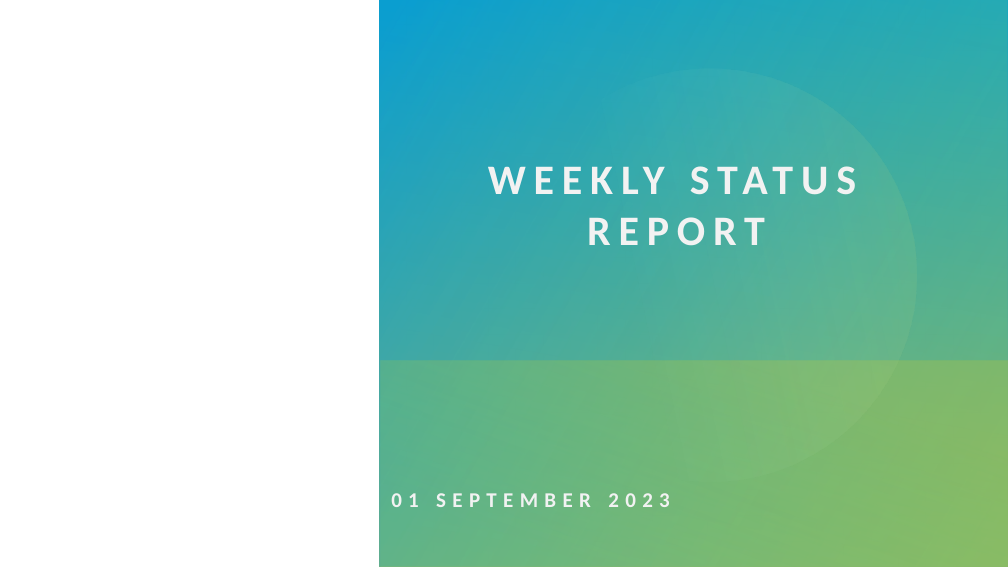
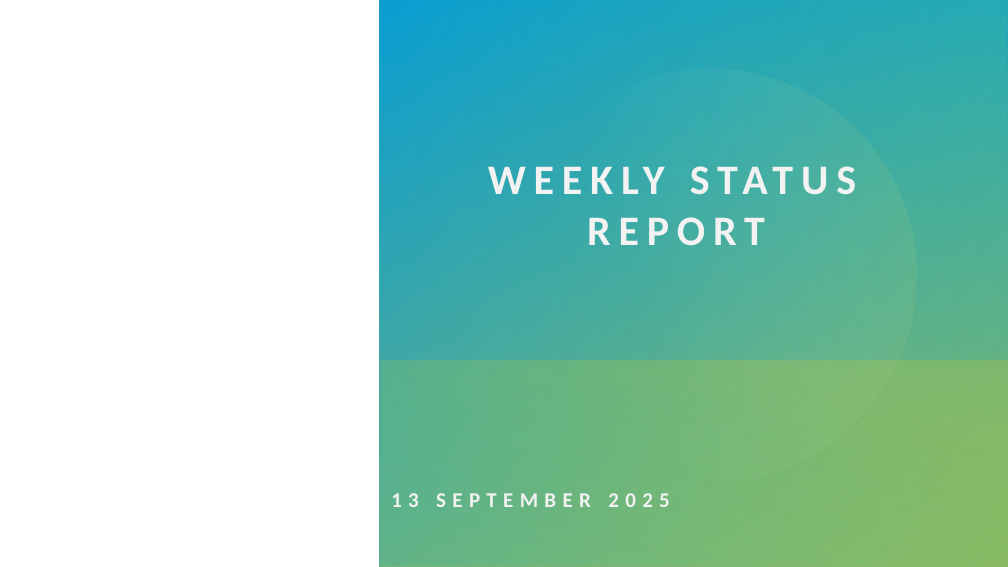
Before and after one commit to AbhishekSinha02/pm_lens_prototype, a slide deck: slide 1 of WSR_Framework.pptx. Drawn at 1008x567 pixels with LibreOffice and Linux fonts; fonts in the diff are those of the drawing; background and template pictures are left out. Boxes give left, top, right and bottom in pixels: in the first picture for what was removed or moved away, otherwise in the second. Text is boxed around its words. In the diff, an @@ line names an element or a change of style, - is before the commit and + after.

```diff
--- a/WSR_Framework.pptx
+++ b/WSR_Framework.pptx
@@ subtitle at <box>391,493,670,507</box>: text changed @@
-01 SEPTEMBER 2023
+13 SEPTEMBER 2025
```
Also in this commit, not shown: 3 other files.
